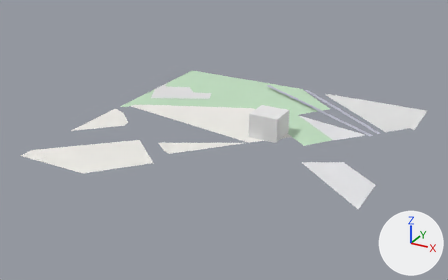
The glTF model white-model-six-districts/chunks/105_86_mid.glb: old version first, new version second.
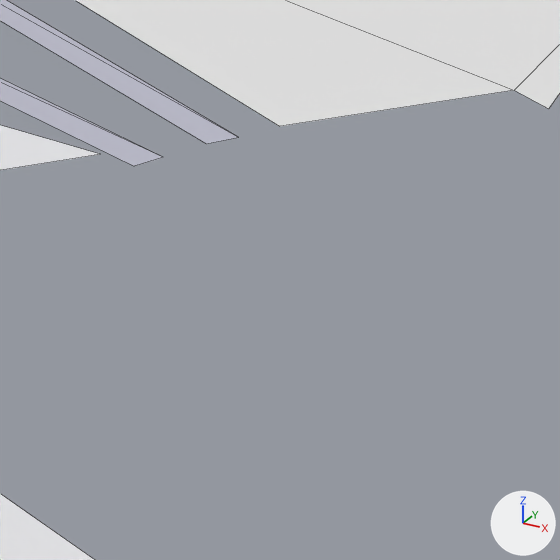
There are two pictures of each version: one whole from a 50 mm lens placed at (-6815.0, 6898.0, 393.0), pointed at (-7269.0, 7723.0, -19.0), one close up on the part from 79% to 93% of the width and 42% to 64% of the height. Lighting does not change. The marker at lower right points along +X, +Y and +Z. The older version's two pictures come first. The close-ups show mesh edges as thin lines. Vertices at exactly the same position are counted once.

Script lines for the objects in view, before the commit:
```python
me_mesh_0 = bpy.data.meshes.new('Mesh_0')
me_mesh_0.from_pydata(...)  # 86 vertices, 65 faces; spans x -7500.0..-7000.0, y 7500.0..8000.0, z -11.0..31.0
me_mesh_0.materials.append(mat_material_0)
ob_mesh_0 = bpy.data.objects.new('Mesh_0', me_mesh_0)
ob_mesh_0.location = (0.0, 0.0, 0.0)
```
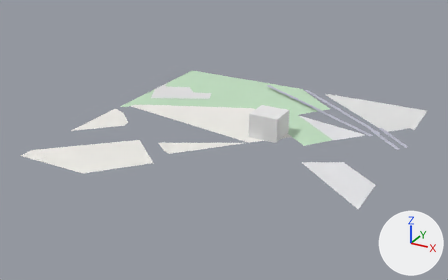
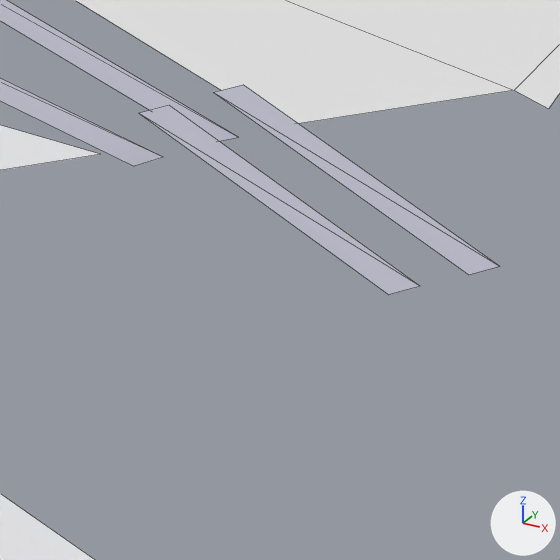
Changed parts and their boxes (x1, y1, x2, y2) in the close-ups (560 x 560 px):
part 1 of me_mesh_0, added: after (139, 85, 499, 295)

The change, as a list of edits to the scene's bpy script:
```text
Change me_mesh_0:
    used by ob_mesh_0; location = (0.0, 0.0, 0.0)
    verts and faces of me_mesh_0; kept vertices keep their numbers, new ones are numbered from 86
    remove me_mesh_0.from_pydata(...)  # 86 vertices, 65 faces; spans x -7500.0..-7000.0, y 7500.0..8000.0, z -11.0..31.0
    add me_mesh_0.from_pydata(...)  # 94 vertices, 69 faces; spans x -7500.0..-6991.0, y 7500.0..8000.0, z -11.0..31.0
    me_mesh_0 part 1
    add verts[86] = (-7048.0, 7850.0, -1.0)  # pixel (213, 92)
    add verts[87] = (-6995.0, 7817.0, -11.0)  # pixel (468, 274)
    add verts[88] = (-6991.0, 7823.0, -11.0)  # pixel (499, 266)
    add verts[89] = (-7045.0, 7856.0, -1.0)  # pixel (243, 84)
    add verts[90] = (-7001.0, 7808.0, -11.0)  # pixel (420, 286)
    add verts[91] = (-7053.0, 7840.0, -1.0)  # pixel (169, 105)
    add verts[92] = (-7057.0, 7834.0, -1.0)  # pixel (138, 113)
    add verts[93] = (-7004.0, 7802.0, -11.0)  # pixel (388, 294)
    add faces += [(86, 87, 88), (86, 88, 89), (90, 91, 92), (90, 92, 93)]
```
